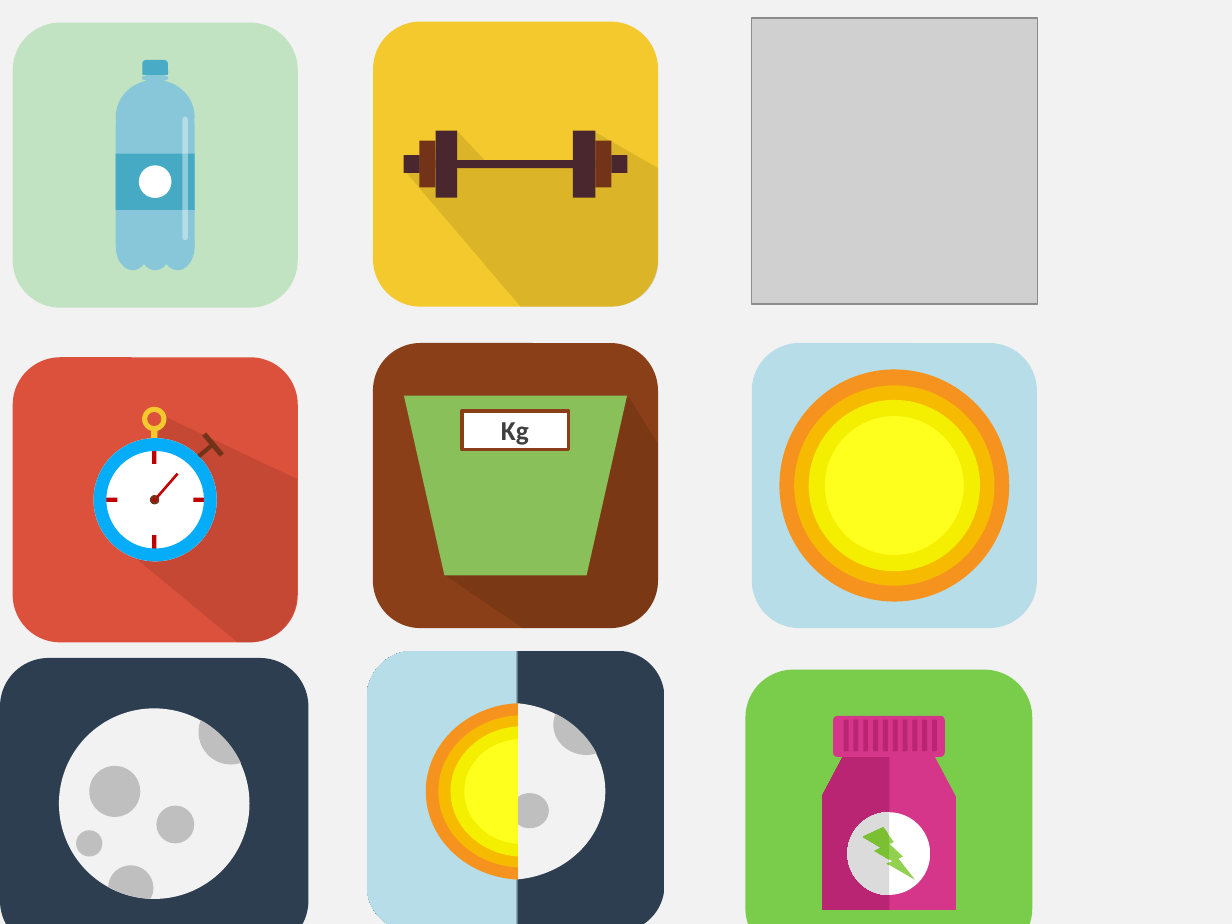
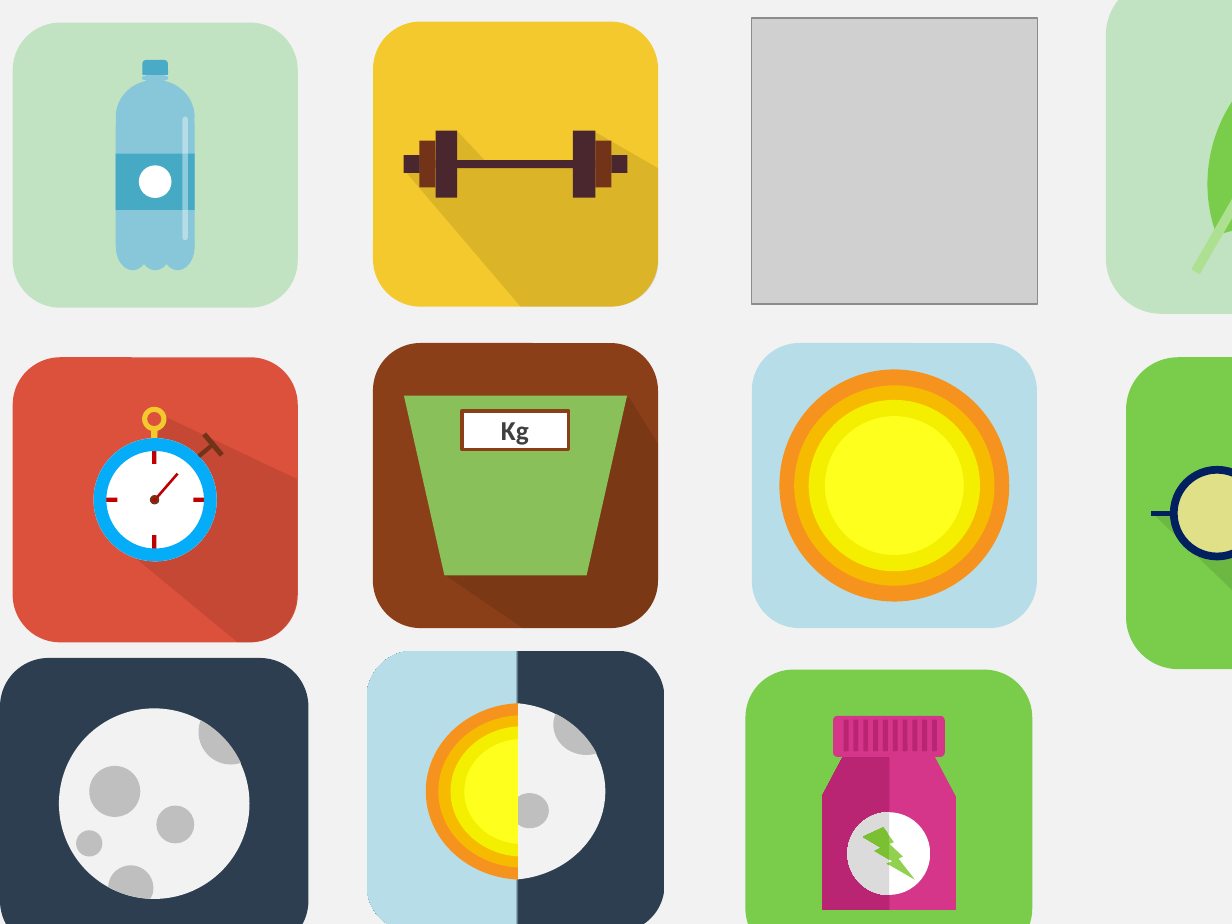
Before and after one commit to DudaElias/NewLife, a slide deck: slide 11 of design.pptx. Drawn at 1232x924 pixels with LibreOffice and Linux fonts; fonts in the diff are those of the drawing; grey boxes stand for pictures. Boxes give left, top, right and bottom in pixels: in the first picture for what was removed or moved away, otherwise in the second. Text is boxed around its words. In the diff, an @@ line names an element or a change of style, - is before the commit and + after.

```diff
--- a/design.pptx
+++ b/design.pptx
@@ group added at <box>1012,0,1232,368</box>: 2 rounded rectangles, 2 chord (boxed as its full ellipse)s @@
@@ group added at <box>1126,357,1232,669</box>: 1 rounded rectangle, 1 freeform shape, 1 ellipse, 1 line @@
```
Also in this commit, not shown: 1 slide added, 1 slide removed.
